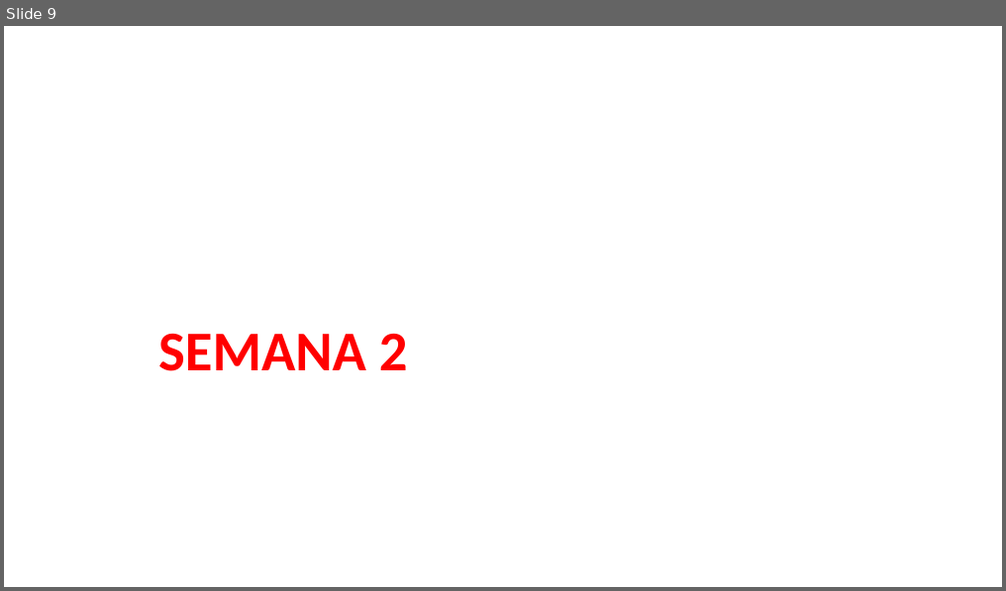
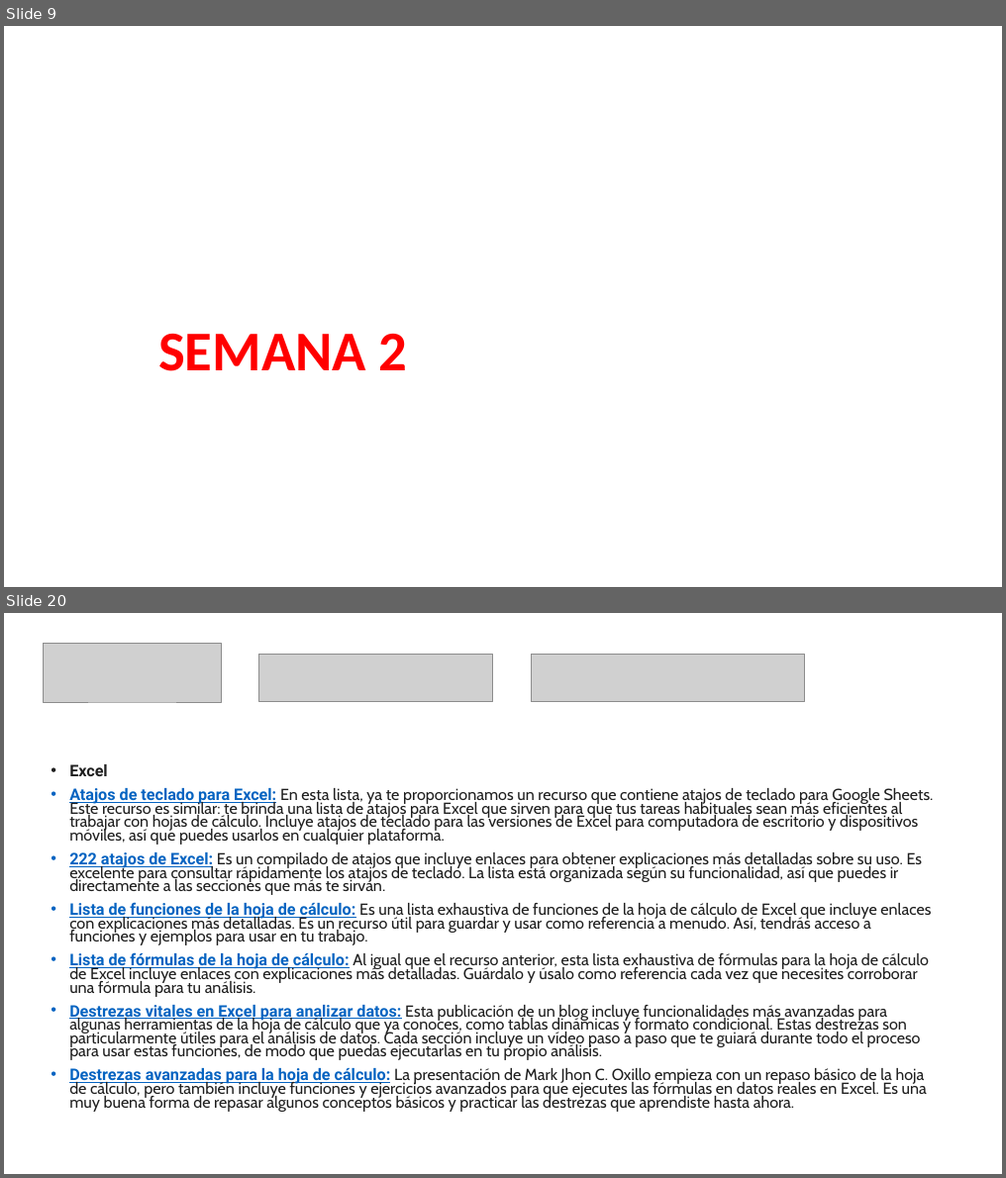
Before and after one commit to megath12/Data_Analysis_Google, a slide deck: 5_analizar_datos_para_responder.pptx. Shown one above the other, each under a label of ours: slide 9 before the commit, slides 9 and 20 after it; the slides between them are not shown. The pictures are 1006x591 and 1006x1178 pixels, drawn with LibreOffice and Linux fonts; fonts in the diff are those of the drawing; grey boxes stand for pictures. Boxes give left, top, right and bottom in pixels: in the first picture for what was removed or moved away, otherwise in the second. Text is boxed around its words. In the diff, an @@ line names an element or a change of style, - is before the commit and + after.

```diff
--- a/5_analizar_datos_para_responder.pptx
+++ b/5_analizar_datos_para_responder.pptx
@@ slide 20 added at <box>4,613,1002,1174</box>, background #FFFFFF @@
@@ picture added at <box>44,643,222,702</box> @@
@@ picture added at <box>259,655,493,702</box> @@
@@ picture added at <box>531,655,805,702</box> @@
@@ text added at <box>69,764,934,1112</box>, 15.4 pt, text #1F1F1F @@
+• Excel
+• Atajos de teclado para Excel: En esta lista, ya te proporcionamos un recurso que contiene atajos de teclado para Google Sheets. Este recurso es similar: te brinda una lista de atajos para Excel que sirven para que tus tareas habituales sean más eficientes al trabajar con hojas de cálculo. Incluye atajos de teclado para las versiones de Excel para computadora de escritorio y dispositivos móviles, así que puedes usarlos en cualquier plataforma.
+• 222 atajos de Excel: Es un compilado de atajos que incluye enlaces para obtener explicaciones más detalladas sobre su uso. Es excelente para consultar rápidamente los atajos de teclado. La lista está organizada según su funcionalidad, así que puedes ir directamente a las secciones que más te sirvan.
+• Lista de funciones de la hoja de cálculo: Es una lista exhaustiva de funciones de la hoja de cálculo de Excel que incluye enlaces con explicaciones más detalladas. Es un recurso útil para guardar y usar como referencia a menudo. Así, tendrás acceso a funciones y ejemplos para usar en tu trabajo.
+• Lista de fórmulas de la hoja de cálculo: Al igual que el recurso anterior, esta lista exhaustiva de fórmulas para la hoja de cálculo de Excel incluye enlaces con explicaciones más detalladas. Guárdalo y úsalo como referencia cada vez que necesites corroborar una fórmula para tu análisis.
+• Destrezas vitales en Excel para analizar datos: Esta publicación de un blog incluye funcionalidades más avanzadas para algunas herramientas de la hoja de cálculo que ya conoces, como tablas dinámicas y formato condicional. Estas destrezas son particularmente útiles para el análisis de datos. Cada sección incluye un vídeo paso a paso que te guiará durante todo el proceso para usar estas funciones, de modo que puedas ejecutarlas en tu propio análisis.
+• Destrezas avanzadas para la hoja de cálculo: La presentación de Mark Jhon C. Oxillo empieza con un repaso básico de la hoja de cálculo, pero también incluye funciones y ejercicios avanzados para que ejecutes las fórmulas en datos reales en Excel. Es una muy buena forma de repasar algunos conceptos básicos y practicar las destrezas que aprendiste hasta ahora.
```
Also in this commit, not shown: 14 other slides added, 1 slide removed, 1 other file.
